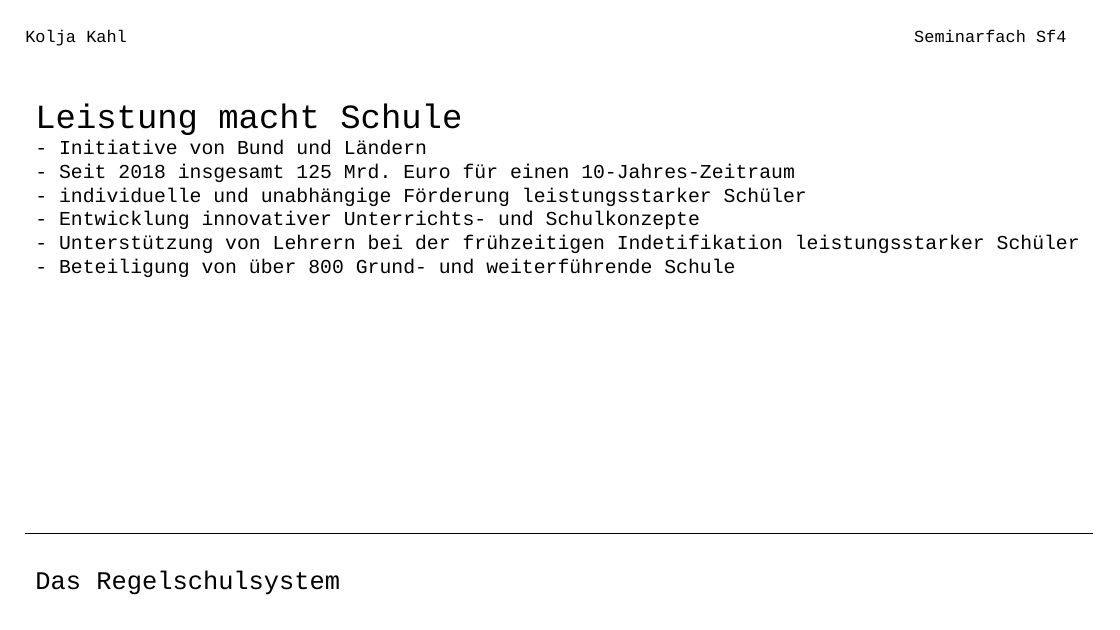
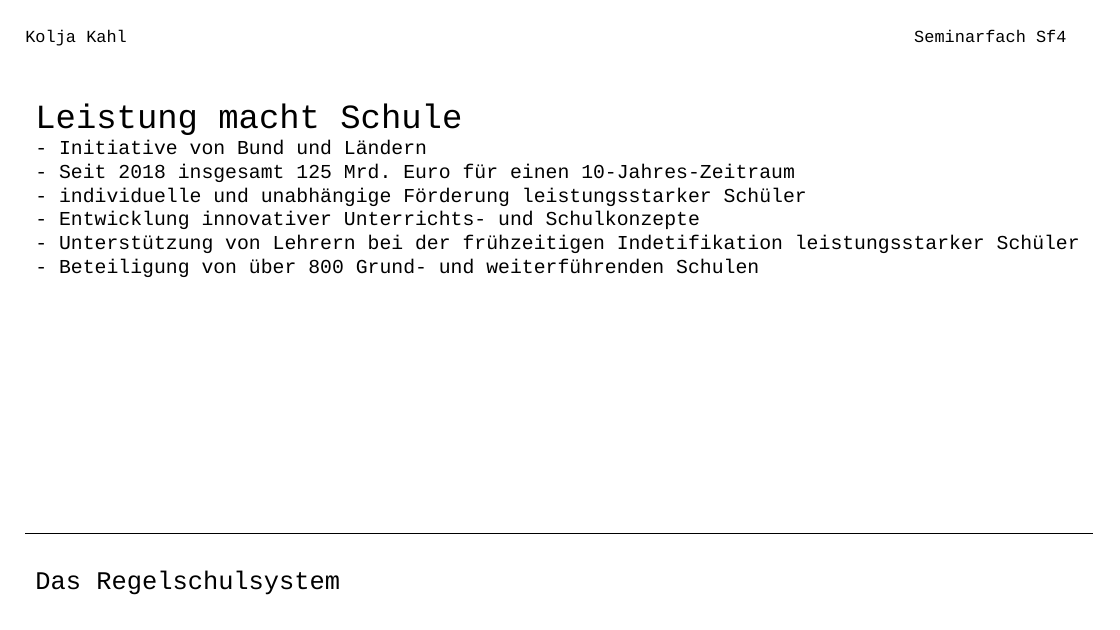
Before and after one commit to coasterkolja/obsidian-vault, a slide deck: slide 17 of 900 Assets/Seminarfach Präsentation.odp. Drawn at 1120x630 pixels with LibreOffice and Linux fonts; fonts in the diff are those of the drawing. Boxes give left, top, right and bottom in pixels: in the first picture for what was removed or moved away, otherwise in the second. Text is boxed around its words. In the diff, an @@ line names an element or a change of style, - is before the commit and + after.

```diff
--- a/900 Assets/Seminarfach Präsentation.odp
+++ b/900 Assets/Seminarfach Präsentation.odp
@@ text at box(59, 259, 759, 277): text changed @@
-- Beteiligung von über 800 Grund- und weiterführende Schule
+- Beteiligung von über 800 Grund- und weiterführenden Schulen
```
Also in this commit, not shown: 6 other slides changed, 13 slides added, 1 slide removed, 2 other files.
